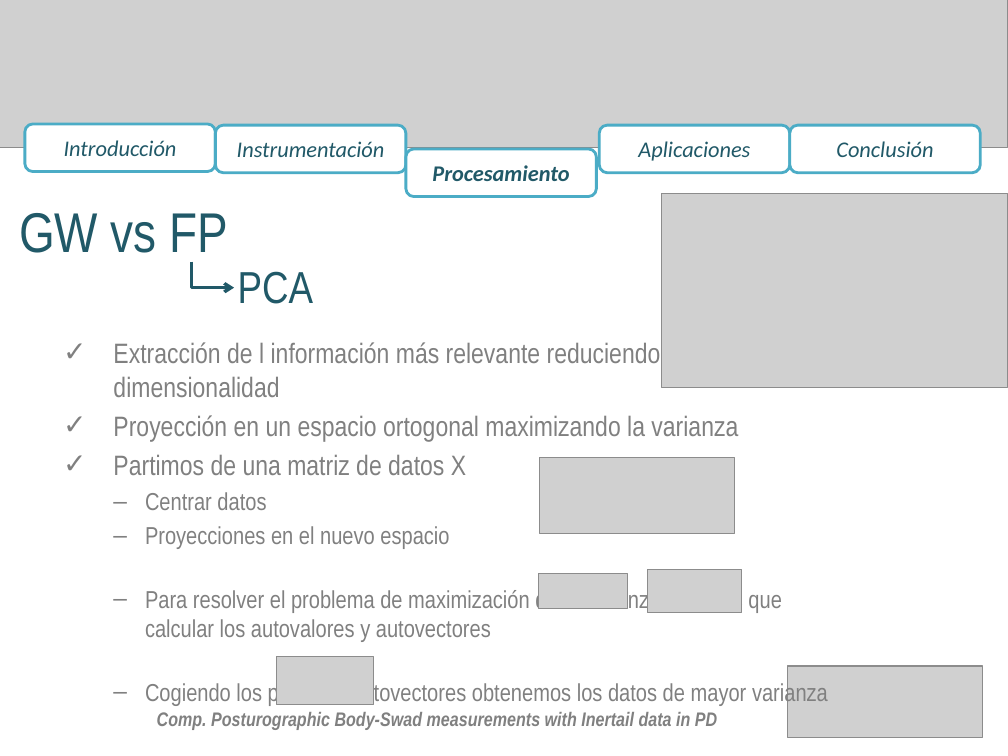
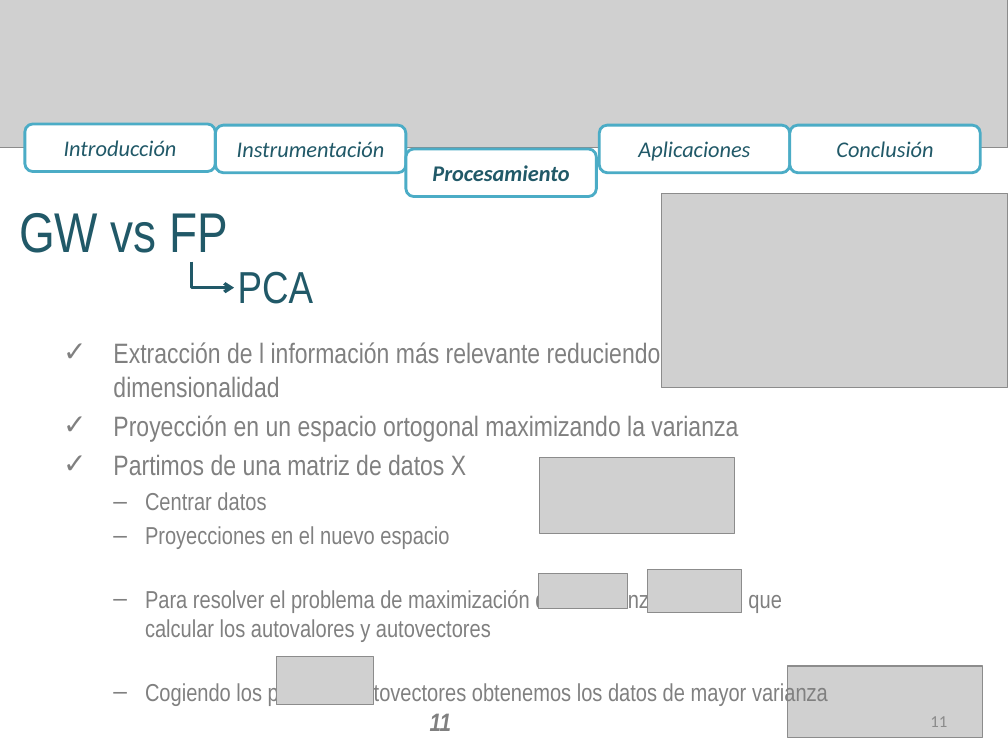
Before and after one commit to aolivares/APA, a slide deck: slide 11 of Documents/Project report Vero/Presentation/Presentation_V2.pptx. Drawn at 1008x756 pixels with LibreOffice and Linux fonts; fonts in the diff are those of the drawing; grey boxes stand for pictures. Boxes give left, top, right and bottom in pixels: in the first picture for what was removed or moved away, otherwise in the second. Text is boxed around its words. In the diff, an @@ line names an element or a change of style, - is before the commit and + after.

```diff
--- a/Documents/Project report Vero/Presentation/Presentation_V2.pptx
+++ b/Documents/Project report Vero/Presentation/Presentation_V2.pptx
@@ text removed at [157,712,717,730] @@
-Comp. Posturographic Body-Swad measurements with Inertail data in PD
@@ text added at [430,713,452,731], 18 pt, text #808080, bold, italic @@
+11
@@ page number added at [930,716,947,727], 12 pt, text #8C8C8C @@
+11
```
Also in this commit, not shown: 28 other slides changed, 1 other file.
